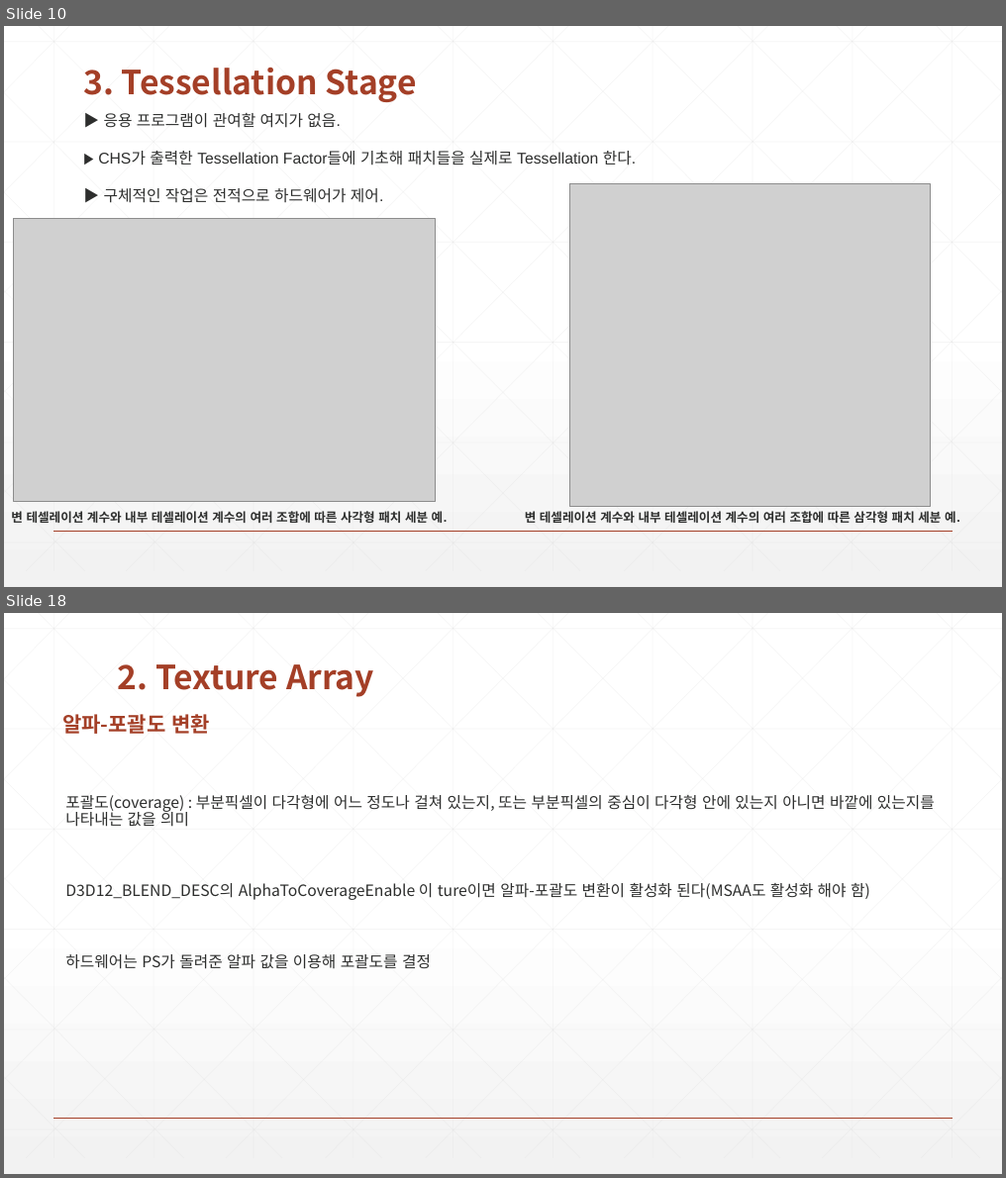
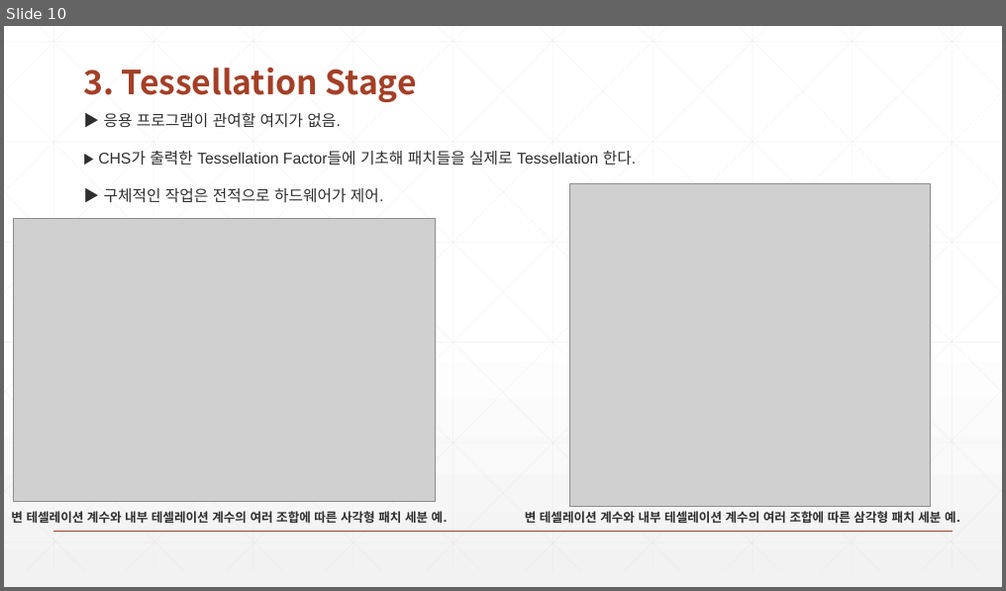
Before and after one commit to earthboom/CodingStudy, a slide deck: Common/Chapter14 Tessellation.pptx. Shown one above the other, each under a label of ours: slides 10 and 18 before the commit, slide 10 after it; the slides between them are not shown. The pictures are 1006x1178 and 1006x591 pixels, drawn with LibreOffice and Linux fonts; fonts in the diff are those of the drawing; grey boxes stand for pictures. Boxes give left, top, right and bottom in pixels: in the first picture for what was removed or moved away, otherwise in the second. Text is boxed around its words. In the diff, an @@ line names an element or a change of style, - is before the commit and + after.

```diff
--- a/Common/Chapter14 Tessellation.pptx
+++ b/Common/Chapter14 Tessellation.pptx
@@ slide 18 removed at (x1=4, y1=613, x2=1002, y2=1174), background gradient #FFFFFF to #F2F2F2; not listed: 47 template elements that a slide beside it also shows @@
@@ title removed at (x1=118, y1=664, x2=374, y2=697) @@
-2. Texture Array
@@ text removed at (x1=62, y1=714, x2=211, y2=734) @@
-알파-포괄도 변환
@@ text removed at (x1=65, y1=795, x2=935, y2=969) @@
-포괄도(coverage) : 부분픽셀이 다각형에 어느 정도나 걸쳐 있는지, 또는 부분픽셀의 중심이 다각형 안에 있는지 아니면 바깥에 있는지를 나타내는 값을 의미
-D3D12_BLEND_DESC의 AlphaToCoverageEnable 이 ture이면 알파-포괄도 변환이 활성화 된다(MSAA도 활성화 해야 함)
-하드웨어는 PS가 돌려준 알파 값을 이용해 포괄도를 결정
```
Also in this commit, not shown: 2 slides added, 16 other slides removed, 7 other files.
